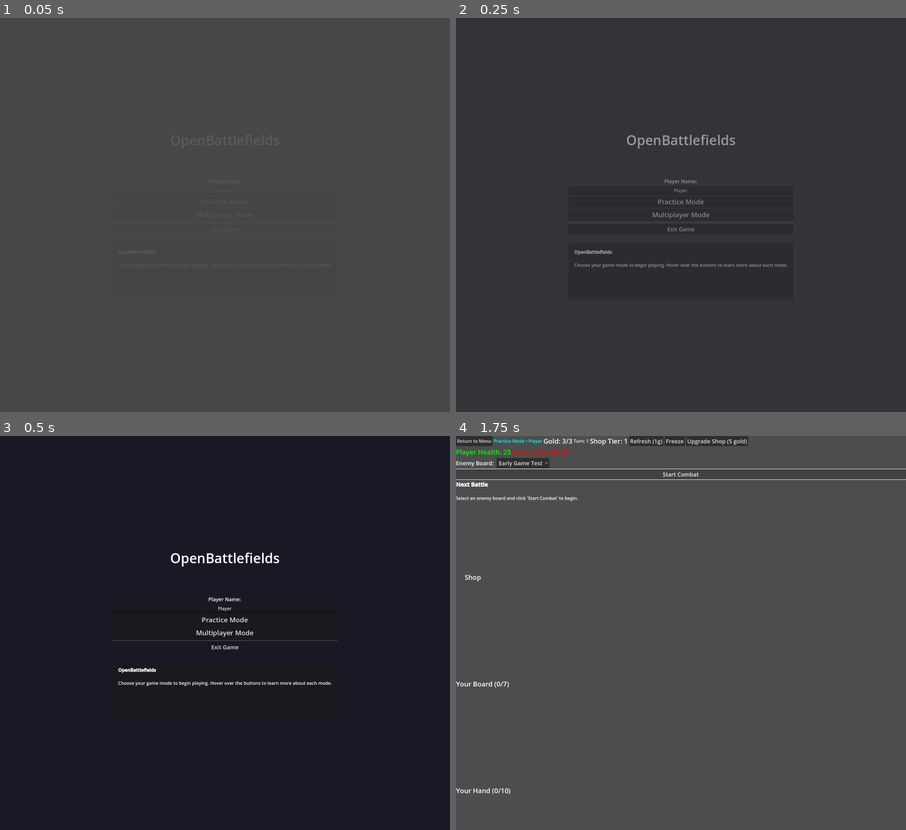
Above: before the commit, frames 1-4 (two rows, left to right).
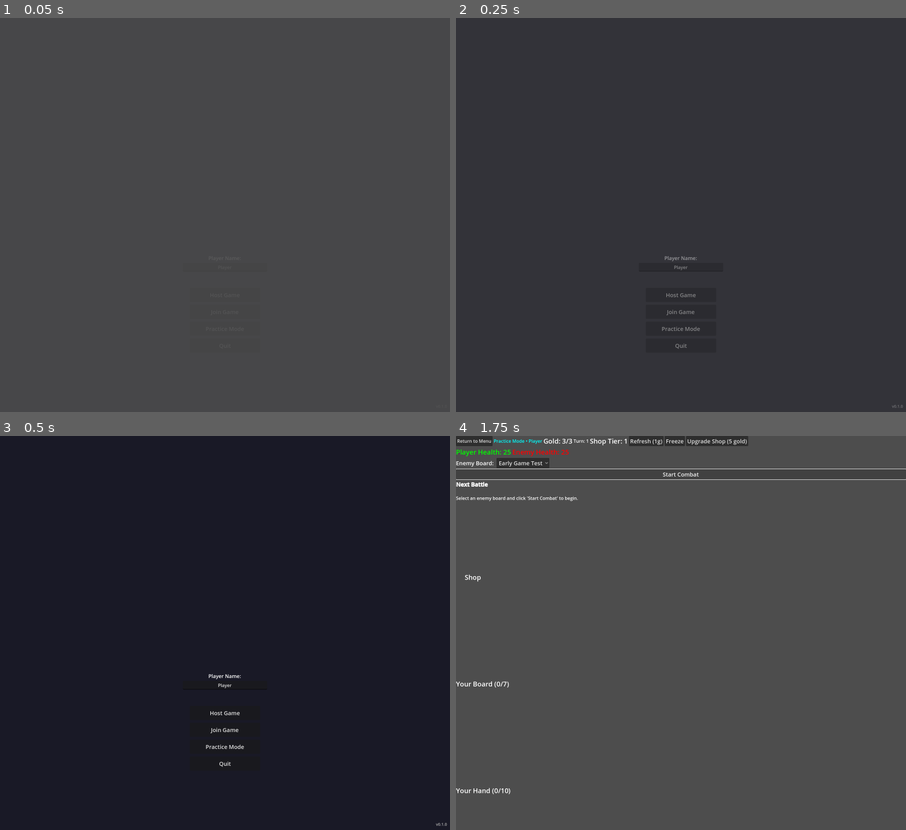
Above: after the commit, the same moments.

Repository: jackwimbish/multiplayercardgame
Game: Godot game, scene res://main_menu.tscn
The game is run twice, just before and just after one commit, with the same random seed, the same clock (stepped at 60 frames per second) and the same inputs.
Inputs:
- Up to frame 1 (0.05 s): no input
- Up to frame 2 (0.25 s): no input
- Up to frame 3 (0.5 s): no input
- Up to frame 4 (1.75 s): click "Practice Mode" at 0.5 s; click "Start Combat" at 1.25 s

The runs differ from the first frame. In frame 2, 0.9% of the frame differs, in the area x 26-100%, y 29-99%; in frame 3, 1.1%, in the area x 24-100%, y 29-99%; in frame 4, nothing differs.

Commit message:
add title screen

Diff:
--- a/game_board.gd
+++ b/game_board.gd
@@ -1048,21 +1048,38 @@
     tween.set_loops()
     tween.tween_property(outline, "modulate:a", 0.3, 0.5)
     tween.tween_property(outline, "modulate:a", 1.0, 0.5)
+    # Store tween reference on the outline so we can kill it later
+    outline.set_meta("tween", tween)
 
     # Also add a slight scale animation to the card
     var card_tween = create_tween()
     card_tween.set_loops()
     card_tween.tween_property(card, "scale", Vector2(1.05, 1.05), 0.5)
     card_tween.tween_property(card, "scale", Vector2(1.0, 1.0), 0.5)
+    # Store tween reference on the card so we can kill it later
+    card.set_meta("battlecry_scale_tween", card_tween)
 
 func _remove_all_battlecry_highlights():
     """Remove all battlecry target highlights"""
     var board_container = ui_manager.get_board_container()
     for child in board_container.get_children():
         if child.has_meta("card_id"):
+            # Kill the scale tween if it exists
+            if child.has_meta("battlecry_scale_tween"):
+                var scale_tween = child.get_meta("battlecry_scale_tween")
+                if scale_tween and is_instance_valid(scale_tween):
+                    scale_tween.kill()
+                child.remove_meta("battlecry_scale_tween")
+
+            # Remove the outline and kill its tween
             var outline = child.get_node_or_null("BattlecryTargetOutline")
             if outline:
+                if outline.has_meta("tween"):
+                    var outline_tween = outline.get_meta("tween")
+                    if outline_tween and is_instance_valid(outline_tween):
+                        outline_tween.kill()
                 outline.queue_free()
+
             # Reset scale
             child.scale = Vector2(1.0, 1.0)
 
--- a/main_menu.gd
+++ b/main_menu.gd
@@ -4,12 +4,11 @@
 extends Control
 
 # UI References (will be set in scene)
-@onready var game_title: Label = $VBoxContainer/TitleContainer/GameTitle
 @onready var player_name_input: LineEdit = $VBoxContainer/PlayerNameContainer/PlayerNameInput
-@onready var practice_button: Button = $VBoxContainer/ModeSelection/PracticeButton
-@onready var multiplayer_button: Button = $VBoxContainer/ModeSelection/MultiplayerButton
-@onready var exit_button: Button = $VBoxContainer/ModeSelection/ExitButton
-@onready var mode_description: RichTextLabel = $VBoxContainer/InfoPanel/ModeDescription
+@onready var create_lobby_button: Button = $VBoxContainer/MenuButtons/CreateLobbyButton
+@onready var join_lobby_button: Button = $VBoxContainer/MenuButtons/JoinLobbyButton
+@onready var practice_button: Button = $VBoxContainer/MenuButtons/PracticeButton
+@onready var quit_button: Button = $VBoxContainer/MenuButtons/QuitButton
 
 # Mode descriptions
 const PRACTICE_DESCRIPTION = "[b]Practice Mode[/b]\n\nPlay against AI opponents to learn the game mechanics. Perfect for trying new strategies and getting familiar with the cards.\n\n• Single player\n• AI opponents\n• No time pressure\n• Full access to all features"
@@ -24,34 +23,13 @@
     connect_signals()
     setup_animations()
 
-    # Set initial description
-    if mode_description:
-        mode_description.text = DEFAULT_DESCRIPTION
-
 func setup_ui():
     """Initialize UI elements and styling"""
-    # Set game title
-    if game_title:
-        game_title.text = "OpenBattlefields"
-
     # Setup player name input
     if player_name_input:
         player_name_input.text = SettingsManager.get_player_name()
         player_name_input.text_changed.connect(_on_player_name_changed)
         player_name_input.text_submitted.connect(_on_player_name_submitted)
-
-    # Configure buttons
-    if practice_button:
-        practice_button.text = "Practice Mode"
-
-    if multiplayer_button:
-        multiplayer_button.text = "Multiplayer Mode"
-        # Enable multiplayer - Phase 1 implementation ready
-        multiplayer_button.disabled = false
-        multiplayer_button.tooltip_text = "Play against other players online!"
-
-    if exit_button:
-        exit_button.text = "Exit Game"
 
 func setup_animations():
     """Setup visual animations and effects"""
@@ -60,32 +38,33 @@
     modulate.a = 0.0
     fade_tween.tween_property(self, "modulate:a", 1.0, 0.5)
 
-    # Animate title with a slight bounce
-    if game_title:
-        var title_tween = create_tween()
-        game_title.scale = Vector2(0.8, 0.8)
-        title_tween.tween_property(game_title, "scale", Vector2(1.0, 1.0), 0.6)
-        title_tween.set_ease(Tween.EASE_OUT)
-        title_tween.set_trans(Tween.TRANS_BACK)
-
 func connect_signals():
     """Connect button signals and hover events"""
+    if create_lobby_button:
+        create_lobby_button.pressed.connect(_on_create_lobby_button_pressed)
+
+    if join_lobby_button:
+        join_lobby_button.pressed.connect(_on_join_lobby_button_pressed)
+
     if practice_button:
         practice_button.pressed.connect(_on_practice_button_pressed)
-        practice_button.mouse_entered.connect(_on_practice_button_hover)
-        practice_button.mouse_exited.connect(_on_button_hover_exit)
 
-    if multiplayer_button:
-        multiplayer_button.pressed.connect(_on_multiplayer_button_pressed)
-        multiplayer_button.mouse_entered.connect(_on_multiplayer_button_hover)
-        multiplayer_button.mouse_exited.connect(_on_button_hover_exit)
-
-    if exit_button:
-        exit_button.pressed.connect(_on_exit_button_pressed)
-        exit_button.mouse_entered.connect(_on_exit_button_hover)
-        exit_button.mouse_exited.connect(_on_button_hover_exit)
+    if quit_button:
+        quit_button.pressed.connect(_on_quit_button_pressed)
 
 # === BUTTON SIGNAL HANDLERS ===
+
+func _on_create_lobby_button_pressed():
+    """Handle host game button press"""
+    print("Host game selected")
+    # Go to multiplayer lobby as host
+    SceneManager.go_to_multiplayer_lobby()
+
+func _on_join_lobby_button_pressed():
+    """Handle join game button press"""
+    print("Join game selected")
+    # Go to multiplayer lobby to join
+    SceneManager.go_to_multiplayer_lobby()
 
 func _on_practice_button_pressed():
     """Handle practice mode button press"""
@@ -93,15 +72,9 @@
     GameModeManager.select_practice_mode()
     SceneManager.go_to_game_board()
 
-func _on_multiplayer_button_pressed():
-    """Handle multiplayer mode button press"""
-    print("Multiplayer mode selected")
-    # Go directly to multiplayer lobby
-    SceneManager.go_to_multiplayer_lobby()
-
-func _on_exit_button_pressed():
-    """Handle exit button press"""
-    print("Exit game requested")
+func _on_quit_button_pressed():
+    """Handle quit button press"""
+    print("Quit game requested")
     get_tree().quit()
 
 # === PLAYER NAME HANDLERS ===
@@ -119,58 +92,8 @@
     if practice_button and not practice_button.disabled:
         _on_practice_button_pressed()
 
-# === HOVER HANDLERS ===
-
-func _on_practice_button_hover():
-    """Show practice mode description on hover"""
-    _animate_button_hover(practice_button, true)
-    if mode_description:
-        mode_description.text = PRACTICE_DESCRIPTION
-
-func _on_multiplayer_button_hover():
-    """Show multiplayer mode description on hover"""
-    _animate_button_hover(multiplayer_button, true)
-    if mode_description:
-        mode_description.text = MULTIPLAYER_DESCRIPTION
-
-func _on_exit_button_hover():
-    """Show exit description on hover"""
-    _animate_button_hover(exit_button, true)
-    if mode_description:
-        mode_description.text = "[b]Exit Game[/b]\n\nClose the application and return to your desktop."
-
-func _on_button_hover_exit():
-    """Reset description when mouse leaves buttons"""
-    # Animate all buttons back to normal
-    if practice_button:
-        _animate_button_hover(practice_button, false)
-    if multiplayer_button:
-        _animate_button_hover(multiplayer_button, false)
-    if exit_button:
-        _animate_button_hover(exit_button, false)
-
-    if mode_description:
-        mode_description.text = DEFAULT_DESCRIPTION
-
-func _animate_button_hover(button: Button, is_hovered: bool):
-    """Animate button on hover/unhover"""
-    if not button:
-        return
-
-    var target_scale = Vector2(1.05, 1.05) if is_hovered else Vector2(1.0, 1.0)
-    var target_modulate = Color(1.2, 1.2, 1.2, 1.0) if is_hovered else Color.WHITE
-
-    var tween = create_tween()
-    tween.set_parallel(true)
-    tween.tween_property(button, "scale", target_scale, 0.1)
-    tween.tween_property(button, "modulate", target_modulate, 0.1)
 
 # === UTILITY FUNCTIONS ===
-
-func show_welcome_message():
-    """Show a welcome message (can be called from other scenes)"""
-    if mode_description:
-        mode_description.text = "[b]Welcome back![/b]\n\nChoose your preferred game mode to continue playing."
 
 # === INPUT HANDLERS ===
 
@@ -178,7 +101,7 @@
     """Handle keyboard input"""
     if event.is_action_pressed("ui_cancel"):
         # ESC key exits the game
-        _on_exit_button_pressed()
+        _on_quit_button_pressed()
     elif event.is_action_pressed("ui_accept"):
         # Enter key selects practice mode (default)
         if practice_button and not practice_button.disabled:
--- a/main_menu.tscn
+++ b/main_menu.tscn
@@ -1,6 +1,7 @@
-[gd_scene load_steps=2 format=3 uid="uid://c1gx8xj4qr5p8"]
+[gd_scene load_steps=3 format=3 uid="uid://c1gx8xj4qr5p8"]
 
 [ext_resource type="Script" path="res://main_menu.gd" id="1_8fx7x"]
+[ext_resource type="Texture2D" uid="uid://bnujxu3y1ey1i" path="res://assets/images/other/OpenBattlefields_title.png" id="2_title"]
 
 [node name="MainMenu" type="Control"]
 layout_mode = 3
@@ -32,14 +33,17 @@
 layout_mode = 2
 size_flags_vertical = 2
 
-[node name="GameTitle" type="Label" parent="VBoxContainer/TitleContainer"]
+[node name="TitleImage" type="TextureRect" parent="VBoxContainer/TitleContainer"]
 layout_mode = 2
-size_flags_vertical = 6
-theme_override_colors/font_color = Color(1, 1, 1, 1)
-theme_override_font_sizes/font_size = 48
-text = "OpenBattlefields"
-horizontal_alignment = 1
-vertical_alignment = 1
+size_flags_horizontal = 4
+custom_minimum_size = Vector2(1600, 600)
+texture = ExtResource("2_title")
+expand_mode = 1
+stretch_mode = 5
+
+[node name="Spacer" type="Control" parent="VBoxContainer/TitleContainer"]
+layout_mode = 2
+custom_minimum_size = Vector2(0, 20)
 
 [node name="PlayerNameContainer" type="VBoxContainer" parent="VBoxContainer"]
 layout_mode = 2
@@ -53,54 +57,68 @@
 
 [node name="PlayerNameInput" type="LineEdit" parent="VBoxContainer/PlayerNameContainer"]
 layout_mode = 2
+size_flags_horizontal = 4
+custom_minimum_size = Vector2(300, 0)
 theme_override_font_sizes/font_size = 16
 placeholder_text = "Enter your name"
 alignment = 1
-max_length = 20
 
-[node name="ModeSelection" type="VBoxContainer" parent="VBoxContainer"]
+[node name="Spacer2" type="Control" parent="VBoxContainer"]
 layout_mode = 2
-size_flags_vertical = 2
+custom_minimum_size = Vector2(0, 50)
+
+[node name="MenuButtons" type="VBoxContainer" parent="VBoxContainer"]
+layout_mode = 2
+theme_override_constants/separation = 10
 alignment = 1
 
-[node name="PracticeButton" type="Button" parent="VBoxContainer/ModeSelection"]
+[node name="CreateLobbyButton" type="Button" parent="VBoxContainer/MenuButtons"]
 layout_mode = 2
-theme_override_font_sizes/font_size = 24
+size_flags_horizontal = 4
+custom_minimum_size = Vector2(250, 50)
+theme_override_font_sizes/font_size = 20
+text = "Host Game"
+
+[node name="JoinLobbyButton" type="Button" parent="VBoxContainer/MenuButtons"]
+layout_mode = 2
+size_flags_horizontal = 4
+custom_minimum_size = Vector2(250, 50)
+theme_override_font_sizes/font_size = 20
+text = "Join Game"
+
+[node name="PracticeButton" type="Button" parent="VBoxContainer/MenuButtons"]
+layout_mode = 2
+size_flags_horizontal = 4
+custom_minimum_size = Vector2(250, 50)
+theme_override_font_sizes/font_size = 20
 text = "Practice Mode"
 
-[node name="MultiplayerButton" type="Button" parent="VBoxContainer/ModeSelection"]
+[node name="QuitButton" type="Button" parent="VBoxContainer/MenuButtons"]
 layout_mode = 2
-theme_override_font_sizes/font_size = 24
-text = "Multiplayer Mode"
-disabled = true
+size_flags_horizontal = 4
+custom_minimum_size = Vector2(250, 50)
+theme_override_font_sizes/font_size = 20
+text = "Quit"
 
-[node name="HSeparator" type="HSeparator" parent="VBoxContainer/ModeSelection"]
-layout_mode = 2
-
-[node name="ExitButton" type="Button" parent="VBoxContainer/ModeSelection"]
-layout_mode = 2
-theme_override_font_sizes/font_size = 20
-text = "Exit Game"
-
-[node name="InfoPanel" type="Panel" parent="VBoxContainer"]
-layout_mode = 2
-size_flags_vertical = 3
-custom_minimum_size = Vector2(0, 200)
-
-[node name="ModeDescription" type="RichTextLabel" parent="VBoxContainer/InfoPanel"]
+[node name="VersionLabel" type="Label" parent="."]
 layout_mode = 1
-anchors_preset = 15
+anchors_preset = 3
+anchor_left = 1.0
+anchor_top = 1.0
 anchor_right = 1.0
 anchor_bottom = 1.0
-offset_left = 20.0
-offset_top = 20.0
-offset_right = -20.0
-offset_bottom = -20.0
-theme_override_font_sizes/normal_font_size = 16
-bbcode_enabled = true
-text = "[b]OpenBattlefields[/b]
+offset_left = -100.0
+offset_top = -30.0
+offset_right = -10.0
+offset_bottom = -10.0
+grow_horizontal = 0
+grow_vertical = 0
+theme_override_colors/font_color = Color(0.7, 0.7, 0.7, 1)
+theme_override_font_sizes/font_size = 14
+text = "v0.1.0"
+horizontal_alignment = 2
 
-Choose your game mode to begin playing. Hover over the buttons to learn more about each mode."
-scroll_active = true
-fit_content = true
-autowrap_mode = 3
+[connection signal="pressed" from="VBoxContainer/MenuButtons/CreateLobbyButton" to="." method="_on_create_lobby_button_pressed"]
+[connection signal="pressed" from="VBoxContainer/MenuButtons/JoinLobbyButton" to="." method="_on_join_lobby_button_pressed"]
+[connection signal="pressed" from="VBoxContainer/MenuButtons/PracticeButton" to="." method="_on_practice_button_pressed"]
+[connection signal="pressed" from="VBoxContainer/MenuButtons/QuitButton" to="." method="_on_quit_button_pressed"]
Not shown, added: export_presets.cfg
Not shown, changed: .gitignore
